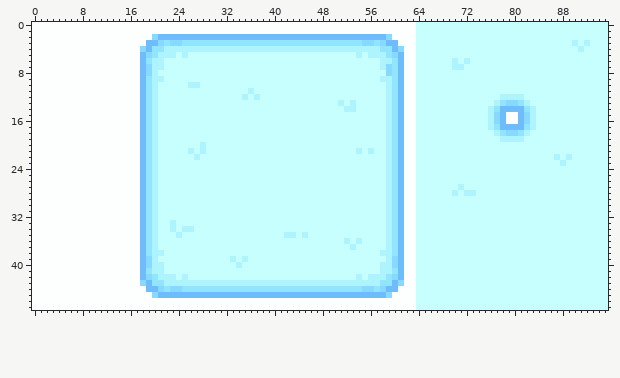
File history of a pixel-art file, Resources/.ase/spr_owlval_SnowTiles.aseprite. Above: the version before the commit.
96x48 pixels, 1 frame.
After the commit:
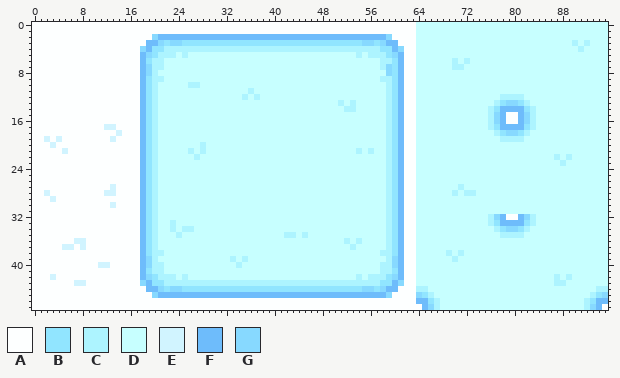
Palette (. is transparent): A #fdffff  B #91e5ff  C #adf4ff  D #c7ffff  E #d1f4ff  F #6ebcfb  G #87d9ff
Difference:
--- layer "tiles"
@@ x 0..16 @@
 16 AAAAAAAAAAAAAAAAA
-17 AAAAAAAAAAAAAAAAA
-18 AAAAAAAAAAAAAAAAA
-19 AAAAAAAAAAAAAAAAA
-20 AAAAAAAAAAAAAAAAA
-21 AAAAAAAAAAAAAAAAA
+17 AAAAAAAAAAAAEEAAA
+18 AAAAAAAAAAAAAAEAA
+19 AAEAEAAAAAAAAEAAA
+20 AAAEAAAAAAAAAAAAA
+21 AAAAAEAAAAAAAAAAA
 22 AAAAAAAAAAAAAAAAA
@@ x 0..95 @@
 26 AAAAAAAAAAAAAAAAAAFBCDDDDDDDDDDDDDDDDDDDDDDDDDDDDDDDDDDDDDDCBFAADDDDDDDDDDDDDDDDDDDDDDDDDDDDDDDD
-27 AAAAAAAAAAAAAAAAAAFBCDDDDDDDDDDDDDDDDDDDDDDDDDDDDDDDDDDDDDDCBFAADDDDDDDCDDDDDDDDDDDDDDDDDDDDDDDD
-28 AAAAAAAAAAAAAAAAAAFBCDDDDDDDDDDDDDDDDDDDDDDDDDDDDDDDDDDDDDDCBFAADDDDDDCDCCDDDDDDDDDDDDDDDDDDDDDD
-29 AAAAAAAAAAAAAAAAAAFBCDDDDDDDDDDDDDDDDDDDDDDDDDDDDDDDDDDDDDDCBFAADDDDDDDDDDDDDDDDDDDDDDDDDDDDDDDD
-30 AAAAAAAAAAAAAAAAAAFBCDDDDDDDDDDDDDDDDDDDDDDDDDDDDDDDDDDDDDDCBFAADDDDDDDDDDDDDDDDDDDDDDDDDDDDDDDD
+27 AAAAAAAAAAAAAEAAAAFBCDDDDDDDDDDDDDDDDDDDDDDDDDDDDDDDDDDDDDDCBFAADDDDDDDCDDDDDDDDDDDDDDDDDDDDDDDD
+28 AAEAAAAAAAAAEEAAAAFBCDDDDDDDDDDDDDDDDDDDDDDDDDDDDDDDDDDDDDDCBFAADDDDDDCDCCDDDDDDDDDDDDDDDDDDDDDD
+29 AAAEAAAAAAAAAAAAAAFBCDDDDDDDDDDDDDDDDDDDDDDDDDDDDDDDDDDDDDDCBFAADDDDDDDDDDDDDDDDDDDDDDDDDDDDDDDD
+30 AAAAAAAAAAAAAEAAAAFBCDDDDDDDDDDDDDDDDDDDDDDDDDDDDDDDDDDDDDDCBFAADDDDDDDDDDDDDDDDDDDDDDDDDDDDDDDD
 31 AAAAAAAAAAAAAAAAAAFBCDDDDDDDDDDDDDDDDDDDDDDDDDDDDDDDDDDDDDDCBFAADDDDDDDDDDDDDDDDDDDDDDDDDDDDDDDD
-32 AAAAAAAAAAAAAAAAAAFBCDDDDDDDDDDDDDDDDDDDDDDDDDDDDDDDDDDDDDDCBFAADDDDDDDDDDDDDDDDDDDDDDDDDDDDDDDD
-33 AAAAAAAAAAAAAAAAAAFBCDDCDDDDDDDDDDDDDDDDDDDDDDDDDDDDDDDDDDDCBFAADDDDDDDDDDDDDDDDDDDDDDDDDDDDDDDD
-34 AAAAAAAAAAAAAAAAAAFBCDDCDCCDDDDDDDDDDDDDDDDDDDDDDDDDDDDDDDDCBFAADDDDDDDDDDDDDDDDDDDDDDDDDDDDDDDD
-35 AAAAAAAAAAAAAAAAAAFBCDDDCDDDDDDDDDDDDDDDDDCCDCDDDDDDDDDDDDDCBFAADDDDDDDDDDDDDDDDDDDDDDDDDDDDDDDD
-36 AAAAAAAAAAAAAAAAAAFBCDDDDDDDDDDDDDDDDDDDDDDDDDDDDDDDCDCDDDDCBFAADDDDDDDDDDDDDDDDDDDDDDDDDDDDDDDD
-37 AAAAAAAAAAAAAAAAAAFBCDDDDDDDDDDDDDDDDDDDDDDDDDDDDDDDDCDDDDDCBFAADDDDDDDDDDDDDDDDDDDDDDDDDDDDDDDD
-38 AAAAAAAAAAAAAAAAAAFBCCDDDDDDDDDDDDDDDDDDDDDDDDDDDDDDDDDDDDCCBFAADDDDDDDDDDDDDDDDDDDDDDDDDDDDDDDD
-39 AAAAAAAAAAAAAAAAAAFGCDDDDDDDDDDDDCDCDDDDDDDDDDDDDDDDDDDDDDDCGFAADDDDDDDDDDDDDDDDDDDDDDDDDDDDDDDD
-40 AAAAAAAAAAAAAAAAAAFGCCDDDDDDDDDDDDCDDDDDDDDDDDDDDDDDDDDDDDCCGFAADDDDDDDDDDDDDDDDDDDDDDDDDDDDDDDD
+32 AAAAAAAAAAAAAAAAAAFBCDDDDDDDDDDDDDDDDDDDDDDDDDDDDDDDDDDDDDDCBFAADDDDDDDDDDDDCGFAAFGCDDDDDDDDDDDD
+33 AAAAAAAAAAAAAAAAAAFBCDDCDDDDDDDDDDDDDDDDDDDDDDDDDDDDDDDDDDDCBFAADDDDDDDDDDDDCBFFFFBCDDDDDDDDDDDD
+34 AAAAAAAAAAAAAAAAAAFBCDDCDCCDDDDDDDDDDDDDDDDDDDDDDDDDDDDDDDDCBFAADDDDDDDDDDDDDCBGGBCDDDDDDDDDDDDD
+35 AAAAAAAAAAAAAAAAAAFBCDDDCDDDDDDDDDDDDDDDDDCCDCDDDDDDDDDDDDDCBFAADDDDDDDDDDDDDDCCCCDDDDDDDDDDDDDD
+36 AAAAAAAEEAAAAAAAAAFBCDDDDDDDDDDDDDDDDDDDDDDDDDDDDDDDCDCDDDDCBFAADDDDDDDDDDDDDDDDDDDDDDDDDDDDDDDD
+37 AAAAAEEAEAAAAAAAAAFBCDDDDDDDDDDDDDDDDDDDDDDDDDDDDDDDDCDDDDDCBFAADDDDDDDDDDDDDDDDDDDDDDDDDDDDDDDD
+38 AAAAAAAAAAAAAAAAAAFBCCDDDDDDDDDDDDDDDDDDDDDDDDDDDDDDDDDDDDCCBFAADDDDDCDCDDDDDDDDDDDDDDDDDDDDDDDD
+39 AAAAAAAAAAAAAAAAAAFGCDDDDDDDDDDDDCDCDDDDDDDDDDDDDDDDDDDDDDDCGFAADDDDDDCDDDDDDDDDDDDDDDDDDDDDDDDD
+40 AAAAAAAAAAAEEAAAAAFGCCDDDDDDDDDDDDCDDDDDDDDDDDDDDDDDDDDDDDCCGFAADDDDDDDDDDDDDDDDDDDDDDDDDDDDDDDD
 41 AAAAAAAAAAAAAAAAAAFBCCDDDDDDDDDDDDDDDDDDDDDDDDDDDDDDDDDDDDCCBFAADDDDDDDDDDDDDDDDDDDDDDDDDDDDDDDD
-42 AAAAAAAAAAAAAAAAAAFGBCCCDCDDDDDDDDDDDDDDDDDDDDDDDDDDDDCDCCCBGFAADDDDDDDDDDDDDDDDDDDDDDDDDDDDDDDD
-43 AAAAAAAAAAAAAAAAAAGFBBCCCCCCCCCCCCCCCCCCCCCCCCCCCCCCCCCCCCBBFGAADDDDDDDDDDDDDDDDDDDDDDDDDDDDDDDD
-44 AAAAAAAAAAAAAAAAAAAFFGBGGBBBBBBBBBBBBBBBBBBBBBBBBBBBBBBGGBGFFAAADDDDDDDDDDDDDDDDDDDDDDDDDDDDDDDD
-45 AAAAAAAAAAAAAAAAAAAAGFFFFFFFFFFFFFFFFFFFFFFFFFFFFFFFFFFFFFFGAAAADDDDDDDDDDDDDDDDDDDDDDDDDDDDDDDD
-46 AAAAAAAAAAAAAAAAAAAAAAAAAAAAAAAAAAAAAAAAAAAAAAAAAAAAAAAAAAAAAAAADDDDDDDDDDDDDDDDDDDDDDDDDDDDDDDD
-47 AAAAAAAAAAAAAAAAAAAAAAAAAAAAAAAAAAAAAAAAAAAAAAAAAAAAAAAAAAAAAAAADDDDDDDDDDDDDDDDDDDDDDDDDDDDDDDD
+42 AAAEAAAAAAAAAAAAAAFGBCCCDCDDDDDDDDDDDDDDDDDDDDDDDDDDDDCDCCCBGFAADDDDDDDDDDDDDDDDDDDDDDDCDCDDDDDD
+43 AAAAAAAEEAAAAAAAAAGFBBCCCCCCCCCCCCCCCCCCCCCCCCCCCCCCCCCCCCBBFGAADDDDDDDDDDDDDDDDDDDDDDDCCDDDDDDD
+44 AAAAAAAAAAAAAAAAAAAFFGBGGBBBBBBBBBBBBBBBBBBBBBBBBBBBBBBGGBGFFAAACCDDDDDDDDDDDDDDDDDDDDDDDDDDDDCC
+45 AAAAAAAAAAAAAAAAAAAAGFFFFFFFFFFFFFFFFFFFFFFFFFFFFFFFFFFFFFFGAAAAGBCDDDDDDDDDDDDDDDDDDDDDDDDDDCBG
+46 AAAAAAAAAAAAAAAAAAAAAAAAAAAAAAAAAAAAAAAAAAAAAAAAAAAAAAAAAAAAAAAAFFBCDDDDDDDDDDDDDDDDDDDDDDDDCBFF
+47 AAAAAAAAAAAAAAAAAAAAAAAAAAAAAAAAAAAAAAAAAAAAAAAAAAAAAAAAAAAAAAAAAFGCDDDDDDDDDDDDDDDDDDDDDDDDCGFA
